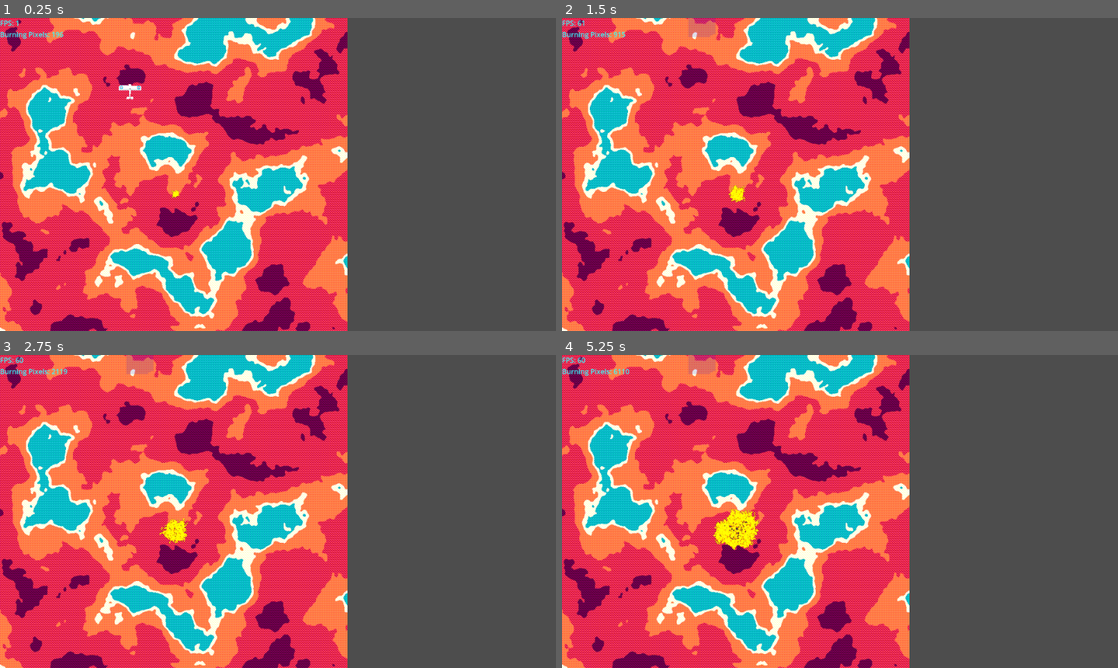
Above: before the commit, frames 1-4 (two rows, left to right).
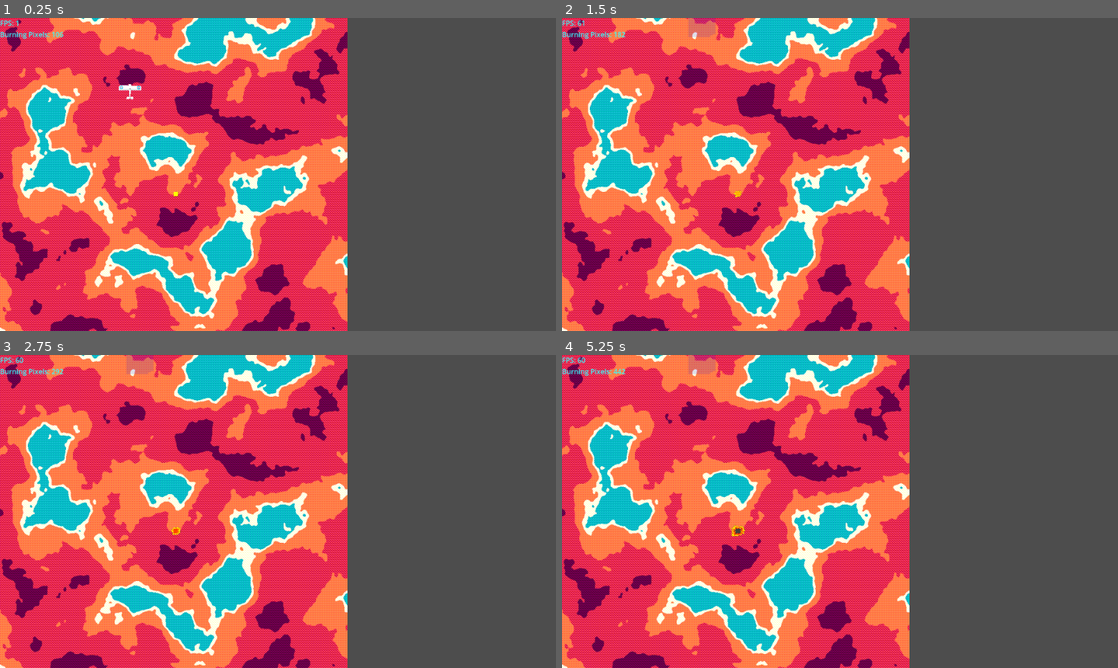
Above: after the commit, the same moments.

Repository: Levartar/2025-Brackeys-Game-Jam
Game: Godot game, scene res://scenes/game.tscn
Two runs of this game, one before a commit and one after it. Both use one fixed random seed, a clock stepped at 60 frames per second and the inputs below.
Inputs:
- Up to frame 1 (0.25 s): no input
- Up to frame 2 (1.5 s): hold D (right) 0.53-1.28 s; tap Space (deploy) at 0.6, 1.35 s; hold A (left) from 1.28 s (still down)
- Up to frame 3 (2.75 s): tap Enter at 2 s; release A (left) at 2.03 s; hold D (right) from 2.03 s (still down); tap Space (deploy) at 2.1 s
- Up to frame 4 (5.25 s): tap Space (deploy) every 0.75 s from 2.85 to 5.1 s; release D (right) at 3.53 s; hold A (left) from 3.53 s (still down)

The runs differ from the first frame. In frame 1, less than 0.1% of the frame differs, in the area x 10-33%, y 5-58%; in frame 2, 0.1%; in frame 3, 0.3%; in frame 4, 0.8%, in the area x 9-36%, y 4-63%.

Commit message:
more efficient burn logic with chunking

Diff:
--- a/scripts/fire_starter.gd
+++ b/scripts/fire_starter.gd
@@ -14,20 +14,19 @@
 var earth_tex: ImageTexture
 var fire_tex: ImageTexture
 var water_tex: ImageTexture
-var burning_pixels := {}
+
+# Burning pixel management
+const BURNING_LIST_SIZE = 4096 #960 #4096
+const BURNING_CHUNK_SIZE = 32 #256
+
+# Burning pixel management
+var burning_pixels := {}           # Dictionary: pos -> true
+var burning_pixel_keys := []       # Array of Vector2i
+var chunk_index := 0
+const CHUNK_DIVISOR = 20
 
 const ash_col = Color(0.2, 0.2, 0.2, 1.0)
 const alpha_col = Color(0, 0, 0, 0)
-
-func ignite_area(rect: Rect2i):
-	for x in range(rect.position.x, rect.position.x + rect.size.x):
-		for y in range(rect.position.y, rect.position.y + rect.size.y):
-			ignite_pixel(Vector2i(x, y)) # change indentation
-
-func ignite_pixel(pos: Vector2i):
-	fire_img.set_pixel(pos.x, pos.y, Color(1, 10.0, 0, 1)) # burning, 10s lifetime in green channel
-	burning_pixels[pos] = true
-	_update_fire_texture()
 
 func _ready():
 	# Create images
@@ -35,13 +34,7 @@
 	fire_img = Image.create(TEX_SIZE.x, TEX_SIZE.y, false, Image.FORMAT_RGBA8)
 	water_img = Image.create(TEX_SIZE.x, TEX_SIZE.y, false, Image.FORMAT_RGBA8)
 
-	# Clear images
-	#for x in TEX_SIZE.x:
-	#	for y in TEX_SIZE.y:
-	#		fire_img.set_pixel(x, y, Color(0, 0, 0, 0))
-	#		water_img.set_pixel(x, y, Color(0, 0, 0, 0))
-
-	# Copy earth image from EarthTexture node
+	# Init earth image from EarthTexture node
 	var earth_node = earth_rect
 	if earth_node.texture and earth_node.texture is ImageTexture:
 		earth_img = earth_node.texture.get_image().duplicate()
@@ -64,6 +57,16 @@
 
 	ignite_area(Rect2i(Vector2i(TEX_SIZE.x/2, TEX_SIZE.y/2), Vector2i(10, 10)))
 
+func ignite_area(rect: Rect2i):
+	for x in range(rect.position.x, rect.position.x + rect.size.x):
+		for y in range(rect.position.y, rect.position.y + rect.size.y):
+			ignite_pixel(Vector2i(x, y)) # change indentation
+
+func ignite_pixel(pos: Vector2i):
+	if not burning_pixels.has(pos):
+		burning_pixels[pos] = true
+		burning_pixel_keys.append(pos)
+		fire_img.set_pixel(pos.x, pos.y, Color(1, 1.0, 0, 1))
 
 func throw_water(rect: Rect2i):
 	for x in range(rect.position.x, rect.position.x + rect.size.x):
@@ -90,18 +93,24 @@
 		to_ignite.append(Vector2i(nx, ny))
 
 
-func _process(delta):
+func _process(_delta):
 	var fps = Engine.get_frames_per_second()
 	label.text = "FPS: %d\nBurning Pixels: %d" % [fps, burning_pixels.size()]
 
+	var total = burning_pixel_keys.size()
+	if total == 0:
+		return
+	var chunk_size = int(ceil(total / float(CHUNK_DIVISOR)))
+	var start = chunk_index * chunk_size
+	var end = min(start + chunk_size, total)
+	var to_remove = []
 	var to_ignite = []
-	var to_remove = []
-	for pos in burning_pixels.keys():
+	for i in range(start, end):
+		var pos = burning_pixel_keys[i]
 		var bx = pos.x
 		var by = pos.y
 		var fire_val = fire_img.get_pixel(bx, by)
 		if fire_val.r > 0.5:
-			# Extinguish if water or ash present
 			var water_val = water_img.get_pixel(bx, by)
 			var earth_val = earth_img.get_pixel(bx, by)
 			# Remove if earth material is ash, sand, or river, or if water is present
@@ -111,26 +120,26 @@
 				fire_img.set_pixel(bx, by, alpha_col)
 				to_remove.append(pos)
 				continue
-			# Decrease lifetime
-			fire_val.g -= delta
-			# If lifetime over, turn to ash
+			fire_val.g -= 1.0 / 12 # Fire burns for 4 secs
+			ignite_random_neighbor(Vector2i(bx, by), to_ignite)
 			if fire_val.g <= 0.0:
 				fire_img.set_pixel(bx, by, alpha_col)
 				earth_img.set_pixel(bx, by, ash_col)
 				to_remove.append(pos)
 			else:
-				if int(fire_val.g * 2) != int((fire_val.g + delta) * 2): # triggers every 0.5s
-					ignite_random_neighbor(Vector2i(bx, by), to_ignite)
 				fire_img.set_pixel(bx, by, Color(fire_val.r, fire_val.g, fire_val.b, fire_val.a))
 		else:
 			to_remove.append(pos)
 	# Ignite new fires
 	for pos in to_ignite:
-		fire_img.set_pixel(pos.x, pos.y, Color(1, 1, 0, 1))
-		burning_pixels[pos] = true
-	# Remove extinguished or burned out pixels
+		ignite_pixel(pos)
+	# Remove extinguished or burned out pixels from both dict and key array
 	for pos in to_remove:
 		burning_pixels.erase(pos)
+		var idx = burning_pixel_keys.find(pos)
+		if idx != -1:
+			burning_pixel_keys.remove_at(idx)
+	chunk_index = (chunk_index + 1) % CHUNK_DIVISOR
 	_update_fire_texture()
 	_update_earth_texture()
 
